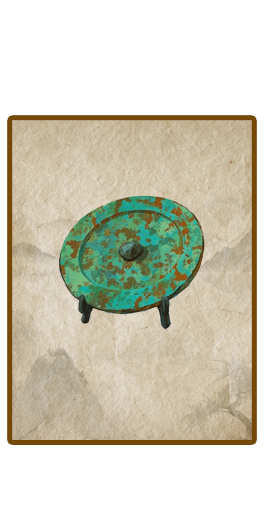
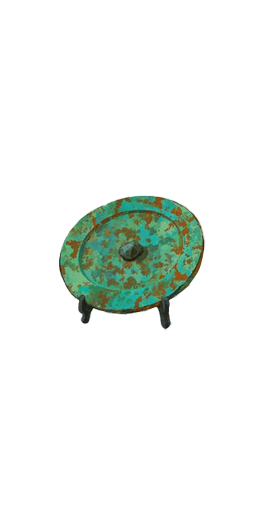
The second 264 x 525 image is a revision of the first. Changes to its layers:
hid "图层 1" over 12, 120, 252, 440
